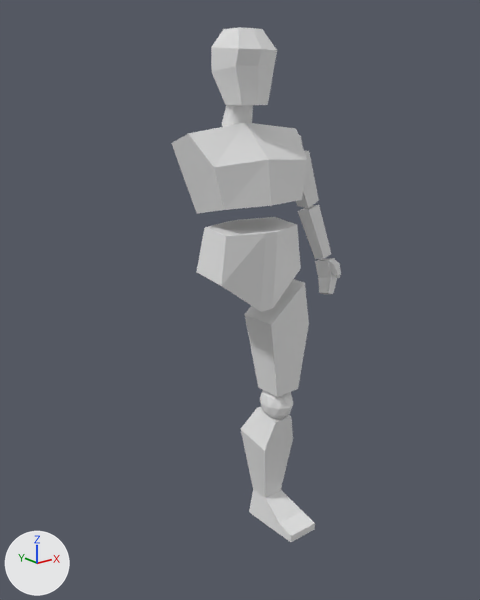
A saved change to the Blender file low_poly_person.blend.
Rendered twice from a 50 mm camera at (-6.15, -7.87, 7.49) aimed at (0.25, 0.13, 4.29). The axes (+X, +Y, +Z) are drawn at lower left. The lights are the same throughout.
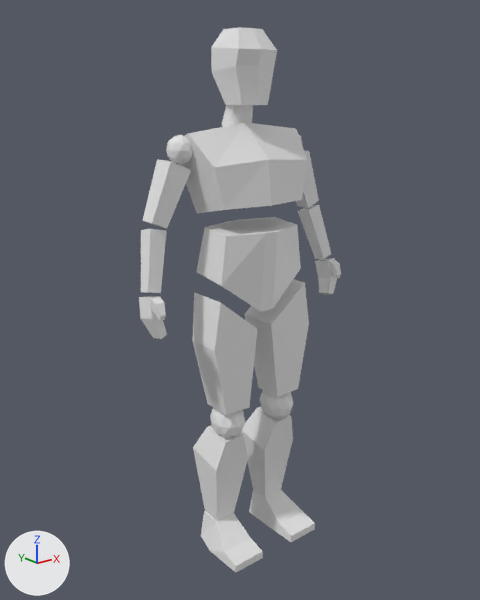
Location of each change, [x1, y1, x2, y2] in pixels of the pictures (480 x 600 px):
'Cube', modifiers changed (82% wider, 15% taller)
    before: [245, 279, 309, 397]
    after: [192, 279, 309, 415]
'Cube.001', modifiers changed (91% wider, 25% taller)
    before: [241, 407, 293, 498]
    after: [193, 407, 293, 521]
'Cube.002', modifiers changed (72% wider, 57% taller)
    before: [249, 489, 315, 542]
    after: [201, 489, 315, 573]
'Cube.005', modifiers changed
    before: [296, 151, 319, 208]
    after: [142, 151, 319, 228]
'Cube.006', modifiers changed (462% wider, 62% taller)
    before: [298, 205, 331, 259]
    after: [141, 205, 331, 293]
'Icosphere', modifiers changed (147% wider, 61% taller)
    before: [260, 390, 293, 420]
    after: [210, 390, 293, 439]
'Cube.007', modifiers changed (765% wider, 122% taller)
    before: [315, 258, 337, 294]
    after: [139, 258, 337, 339]
'Icosphere.001', modifiers changed
    before: [298, 134, 302, 144]
    after: [166, 134, 302, 164]
'Cube.008', modifiers changed
    before: [329, 259, 341, 278]
    after: [151, 259, 341, 321]

What the commit changed:
Object 'Cube' (ob_cube) gains a MIRROR modifier named 'Mirror'.
Modifier setting: mirror_object = ob_cube_004.
Object 'Cube.001' (ob_cube_001) gains a MIRROR modifier named 'Mirror'.
Modifier setting: mirror_object = ob_cube_004.
Object 'Icosphere' (ob_icosphere) gains a MIRROR modifier named 'Mirror'.
Modifier setting: mirror_object = ob_cube_004.
Object 'Cube.002' (ob_cube_002) gains a MIRROR modifier named 'Mirror'.
Modifier setting: mirror_object = ob_cube_004.
Object 'Icosphere.001' (ob_icosphere_001) gains a MIRROR modifier named 'Mirror'.
Modifier setting: mirror_object = ob_cube_004.
Object 'Cube.005' (ob_cube_005) gains a MIRROR modifier named 'Mirror'.
Modifier setting: mirror_object = ob_cube_004.
Object 'Cube.006' (ob_cube_006) gains a MIRROR modifier named 'Mirror'.
Modifier setting: mirror_object = ob_cube_004.
Object 'Cube.007' (ob_cube_007) gains a MIRROR modifier named 'Mirror'.
Modifier setting: mirror_object = ob_cube_004.
Object 'Cube.008' (ob_cube_008) gains a MIRROR modifier named 'Mirror'.
Modifier setting: mirror_object = ob_cube_004.
